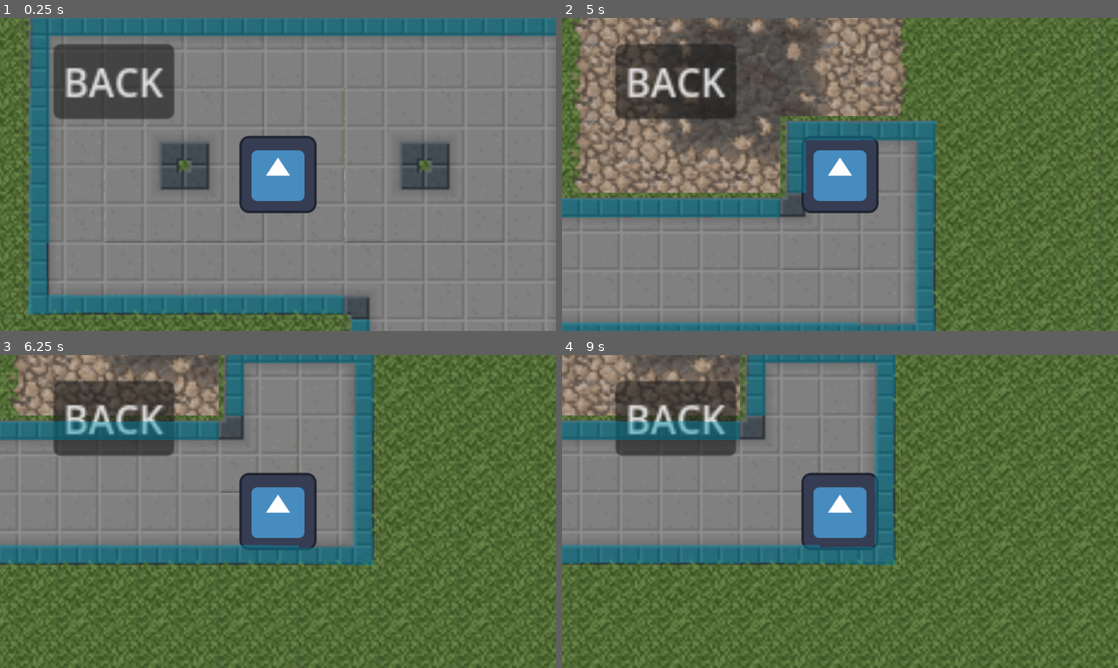
Above: before the commit, frames 1-4 (two rows, left to right).
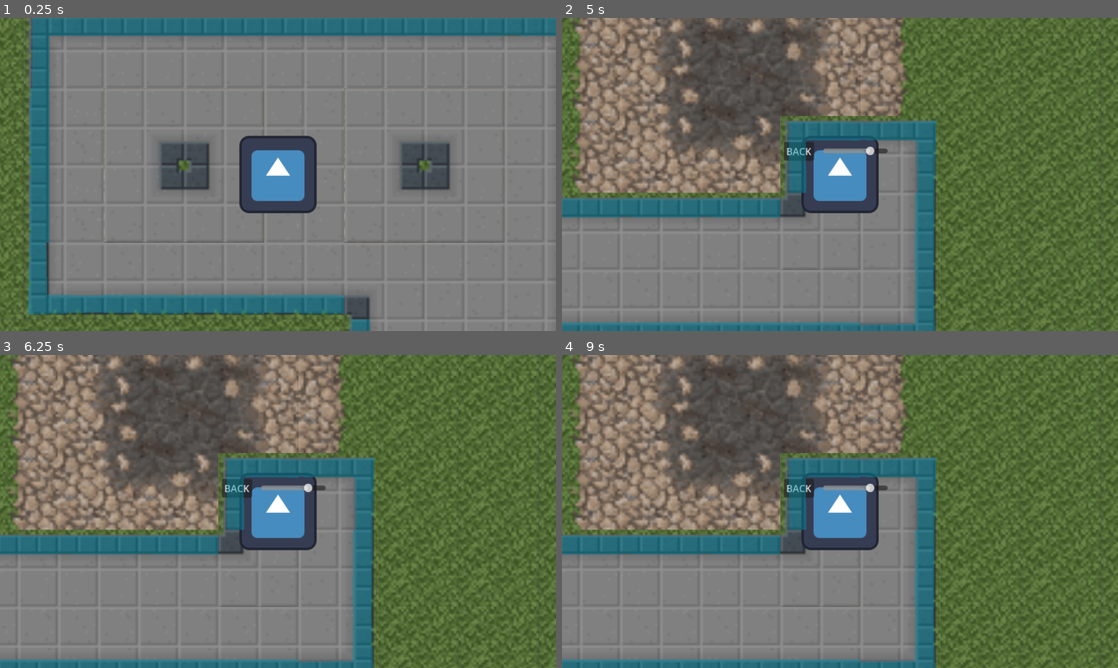
Above: after the commit, the same moments.

Repository: hartmaj2/awesome-game2
Game: Godot game, scene res://scenes/level.tscn
Two runs of this game, one before a commit and one after it. Both use one fixed random seed, a clock stepped at 60 frames per second and the inputs below. The engine's default icon, where the game draws it, is replaced by a stand-in: a white triangle on a blue panel in a dark square. Sound files missing from this copy of the repository are replaced by a short silence.
Inputs (mouse positions are in pixels of both pictures, inside the frame that each line leads up to):
- Up to frame 1 (0.25 s): no input
- Up to frame 2 (5 s): tap Enter at 0.5 s; move the mouse to (962, 158) at 0.52 s; hold D (right) 0.53-1.25 s; click (962, 158) at 0.6 s; click (673, 80) at 1.25 s, where only the run before the commit has a clickable "BACK"; tap Space at 2 s; move the mouse to (728, 190) at 2.02 s; hold S (down) 2.03-2.78 s; click (728, 190) at 2.1 s; move the mouse to (895, 105) at 2.77 s; hold D (right) 2.78-3.53 s; click (895, 105) at 2.85 s; move the mouse to (812, 237) at 3.52 s; hold W (up) 3.53-4.28 s; click (812, 237) at 3.6 s; move the mouse to (1006, 221) at 4.27 s; hold A (left) from 4.28 s (still down); click (1006, 221) at 4.35 s; tap Escape (settings) at 4.9 s
- Up to frame 3 (6.25 s): move the mouse to (111, 464) at 5.02 s; click (111, 464) at 5.1 s; tap Enter at 5.75 s; move the mouse to (305, 511) at 5.77 s; release A (left) at 5.78 s; hold S (down) from 5.78 s (still down); click (305, 511) at 5.85 s
- Up to frame 4 (9 s): move the mouse to (756, 433) at 6.52 s; release S (down) at 6.53 s; hold D (right) 6.53-7.28 s; click (756, 433) at 6.6 s; tap Space at 7.25 s; move the mouse to (962, 495) at 7.27 s; hold W (up) 7.28-8.03 s; click (962, 495) at 7.35 s; move the mouse to (728, 527) at 8.02 s; hold D (right) 8.03-8.78 s; click (728, 527) at 8.1 s; tap Enter at 8.75 s; move the mouse to (895, 442) at 8.77 s; hold S (down) from 8.78 s (still down); click (895, 442) at 8.85 s

The runs differ from the first frame. In frame 1, 4.9% of the frame differs, in the area x 9-32%, y 8-33%; in frame 2, 5.2%; in frame 3, 56%; in frame 4, 57%, in the area x 0-100%, y 0-100%.

Commit message:
volume control working

Diff:
--- a/project.godot
+++ b/project.godot
@@ -17,7 +17,7 @@
 
 [autoload]
 
-Settings="*res://scenes/settings.tscn"
+GM="*res://scenes/game_manager.tscn"
 
 [display]
 
--- /dev/null
+++ b/scenes/game_manager.tscn
@@ -0,0 +1,12 @@
+[gd_scene load_steps=2 format=3 uid="uid://b431opivpudio"]
+
+[ext_resource type="Script" path="res://scripts/game_manager.gd" id="1_u1n3i"]
+
+[node name="GameManager" type="Control"]
+layout_mode = 3
+anchors_preset = 15
+anchor_right = 1.0
+anchor_bottom = 1.0
+grow_horizontal = 2
+grow_vertical = 2
+script = ExtResource("1_u1n3i")
--- a/scenes/level.tscn
+++ b/scenes/level.tscn
@@ -103,4 +103,4 @@
 zoom = Vector2(5, 5)
 
 [node name="Settings" parent="Player/Camera2D" instance=ExtResource("4_n2ojd")]
-scale = Vector2(4, 4)
+visible = false
--- a/scenes/settings.tscn
+++ b/scenes/settings.tscn
@@ -16,4 +16,15 @@
 offset_bottom = -23.0
 text = "BACK"
 
+[node name="HSlider" type="HSlider" parent="."]
+layout_mode = 0
+offset_left = -28.0
+offset_top = -47.0
+offset_right = 79.0
+offset_bottom = -31.0
+min_value = -80.0
+max_value = 24.0
+step = 0.5
+
 [connection signal="pressed" from="Button" to="." method="_on_button_pressed"]
+[connection signal="value_changed" from="HSlider" to="." method="_on_h_slider_value_changed"]
--- /dev/null
+++ b/scripts/game_manager.gd
@@ -0,0 +1,2 @@
+extends Control
+var volume = 0
--- a/scripts/player.gd
+++ b/scripts/player.gd
@@ -19,6 +19,8 @@
 		moving=true
 		$PlayerSounds.play()
 	elif (!zero and sound_end):
+		$PlayerSounds.volume_db = GM.volume
+		print($PlayerSounds.volume_db)
 		$PlayerSounds.play()
 		sound_end = false
 	position += SPEED*delta*dir
--- a/scripts/settings.gd
+++ b/scripts/settings.gd
@@ -1,7 +1,9 @@
 extends Control
 
+var jakub = true
 func _input(event : InputEvent):
 	if (event.is_action_pressed("settings")):
+		print("esc")
 		visible = !visible
 		get_tree().paused = !get_tree().paused
 
@@ -10,3 +12,7 @@
 func _on_button_pressed() -> void:
 	visible = false
 	get_tree().paused = false
+
+
+func _on_h_slider_value_changed(value: float) -> void:
+	GM.volume = value
